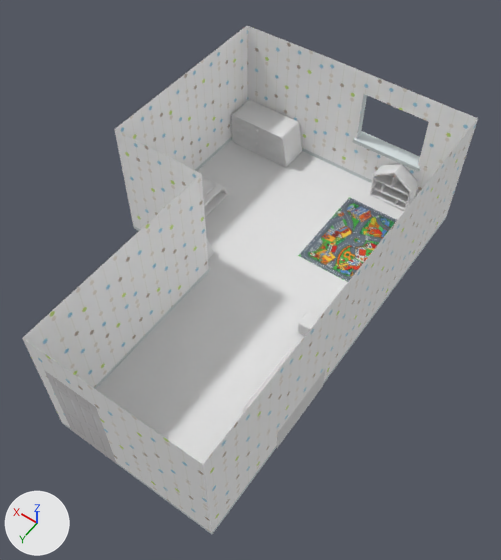
The FBX model Assets/Models/room.FBX as it was, and as the next commit left it.
Camera for both pictures: a 50 mm lens placed at (-115.6, 81.4, 132.7), pointed at (-59.9, 3.4, 10.1). The lights are fixed; the arrows at lower left show +X, +Y and +Z. Vertices at the same position are counted once.

The first picture shows 'Bett', 'Floor', 'Kiste', 'Komode', 'Puppenregal', 'Spielteppich', 'Wall'.
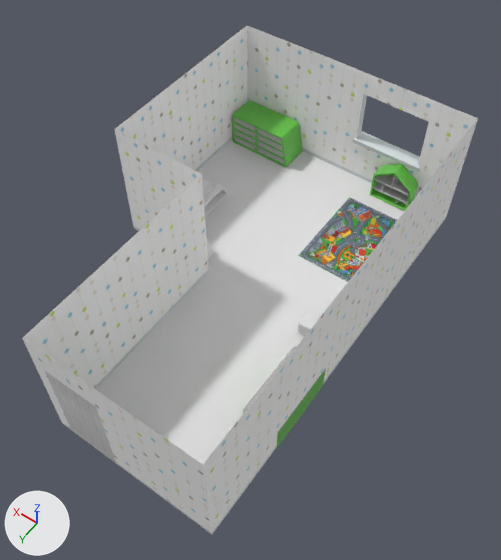
Location of each change, (x1, y1, x2, y2) in pixels of the pictures (501 x 560 px):
part 1 of me_mesh_005, recoloured (grey to green)
    both: (370, 164, 418, 211)
part 2 of me_mesh_005, recoloured
    both: (373, 175, 409, 202)
part 3 of me_mesh_005, recoloured
    both: (378, 187, 408, 205)
part 4 of me_mesh_001, recoloured (grey to green)
    both: (232, 100, 302, 167)
part 5 of me_mesh_001, recoloured
    both: (235, 122, 285, 164)
part 6 of me_mesh_001, recoloured
    both: (234, 117, 281, 158)
part 7 of me_mesh_003, recoloured (grey to green)
    both: (243, 369, 326, 448)
part 8 of me_mesh_003, recoloured (white to grey)
    both: (243, 347, 326, 432)

What changed in the scene script:
```text
Add mat_material__23:
    mat_material__23 = principled_material('Material #23')
    mat_material__23.base_color = (0.5, 0.5, 0.5)  # grey #bcbcbc
    mat_material__23.roughness = 0.0
Add mat_material__25:
    mat_material__25 = principled_material('Material #25')
    mat_material__25.base_color = (0.875, 0.102, 0.137)  # red #f05a67
    mat_material__25.roughness = 0.859
Add mat_material__22:
    mat_material__22 = principled_material('Material #22')
    mat_material__22.base_color = (0.145, 0.584, 0.0745)  # green #6ac94d
    mat_material__22.roughness = 0.0
Change me_mesh_003:
    where me_mesh_003.from_pydata(...)  # 252 vertices, 253 faces; spans x -4.3..4.3, y -9.4..9.4, z -0.5..9.7
    used by ob_kiste; location = (-80.6, 20.2, 0.0)
    me_mesh_003 part 7: 27 of the faces centred in x -4.3..4.3, y -9.3..9.3, z -0.5..6.5 switch from no material to mat_material__22 (green #6ac94d)
    me_mesh_003 part 8: all 34 faces centred in x -4.0..4.0, y -9.0..9.0, z 7.5..9.6 switch from no material to mat_material__23 (grey #bcbcbc)
    add me_mesh_003.materials.append(mat_material__25)  # red #f05a67
Change me_mesh_005:
    where me_mesh_005.from_pydata(...)  # 140 vertices, 236 faces; spans x -5.54..5.54, y -1.59..2.48, z 0.0..11.07
    used by ob_puppenregal; location = (-69.8, -47.6, 0.0)
    me_mesh_005 part 1: 106 of the faces centred in x -5.54..5.54, y -1.16..2.48, z 0.0..11.05 switch from no material to mat_material__22 (green #6ac94d)
    me_mesh_005 part 2: 85 of the faces centred in x -1.72..5.15, y -0.29..2.24, z 2.48..10.45 switch from no material to mat_material__23 (grey #bcbcbc)
    me_mesh_005 part 3: 33 of the faces centred in x -2.24..-1.72, y -0.29..2.24, z 0.25..2.87 switch from no material to mat_material__23 (grey #bcbcbc)
Change me_mesh_001:
    where me_mesh_001.from_pydata(...)  # 202 vertices, 384 faces; spans x -11.2..7.5, y -4.0..4.5, z 0.0..10.0
    used by ob_komode; location = (-29.3, -44.8, 0.0)
    me_mesh_001 part 4: 376 of the faces centred in x -11.2..7.5, y -4.0..4.4, z 0.0..10.0 switch from no material to mat_material__22 (green #6ac94d)
    me_mesh_001 part 5: all 4 faces centred in x -4.6..-3.8, y 3.7, z 1.4..8.1 switch from no material to mat_material__23 (grey #bcbcbc)
    me_mesh_001 part 6: all 4 faces centred in x 1.1..1.5, y 3.7, z 1.9..8.6 switch from no material to mat_material__23 (grey #bcbcbc)
```
